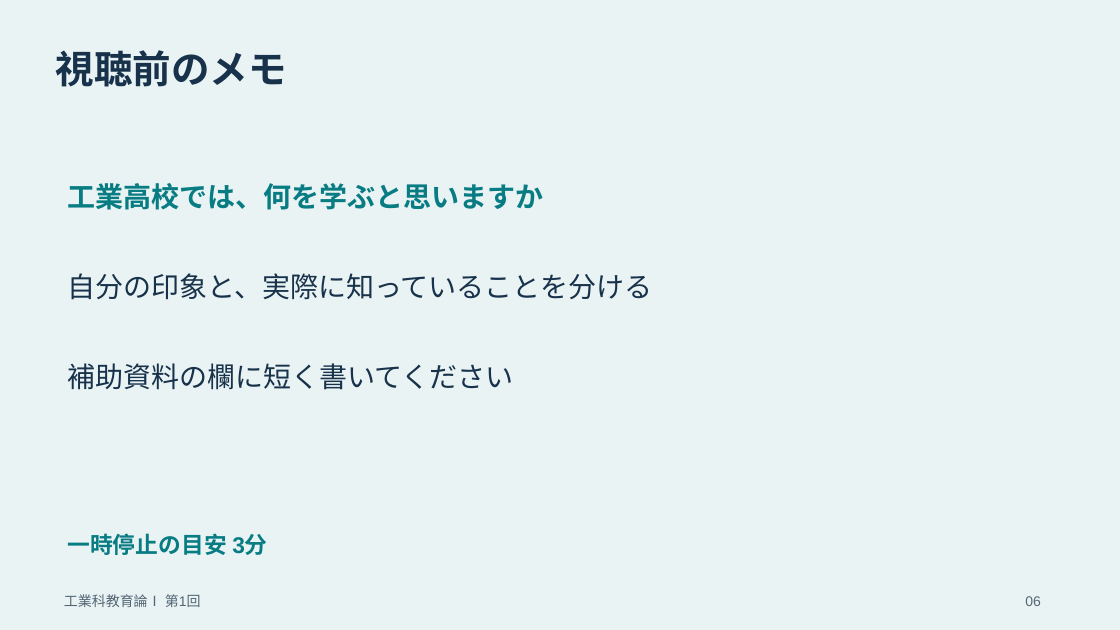
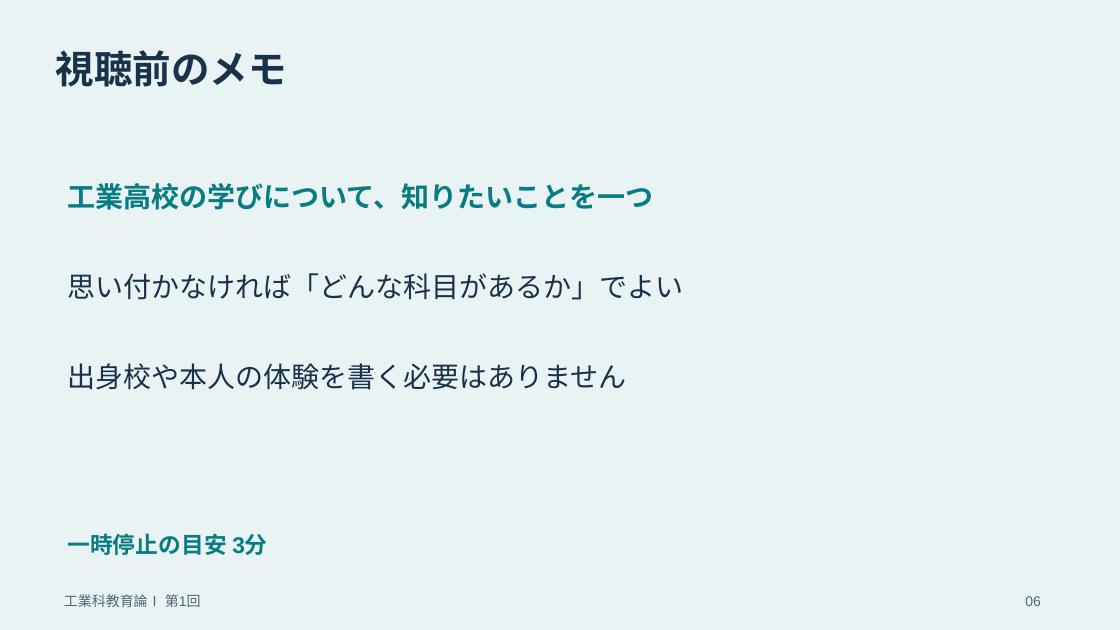
Before and after one commit to zooc-14calbp/industrial-education-i, a slide deck: slide 6 of lessons/01/slides.pptx. Drawn at 1120x630 pixels with LibreOffice and Linux fonts; fonts in the diff are those of the drawing. Boxes give left, top, right and bottom in pixels: in the first picture for what was removed or moved away, otherwise in the second. Text is boxed around its words. In the diff, an @@ line names an element or a change of style, - is before the commit and + after.

```diff
--- a/lessons/01/slides.pptx
+++ b/lessons/01/slides.pptx
@@ text at <box>67,183,653,210</box>: text changed @@
-工業高校では、何を学ぶと思いますか
+工業高校の学びについて、知りたいことを一つ
@@ text at <box>67,273,683,300</box>: text changed @@
-自分の印象と、実際に知っていることを分ける
+思い付かなければ「どんな科目があるか」でよい
@@ text at <box>67,363,626,390</box>: text changed @@
-補助資料の欄に短く書いてください
+出身校や本人の体験を書く必要はありません
```
Also in this commit, not shown: 11 other slides changed, 50 other files.
